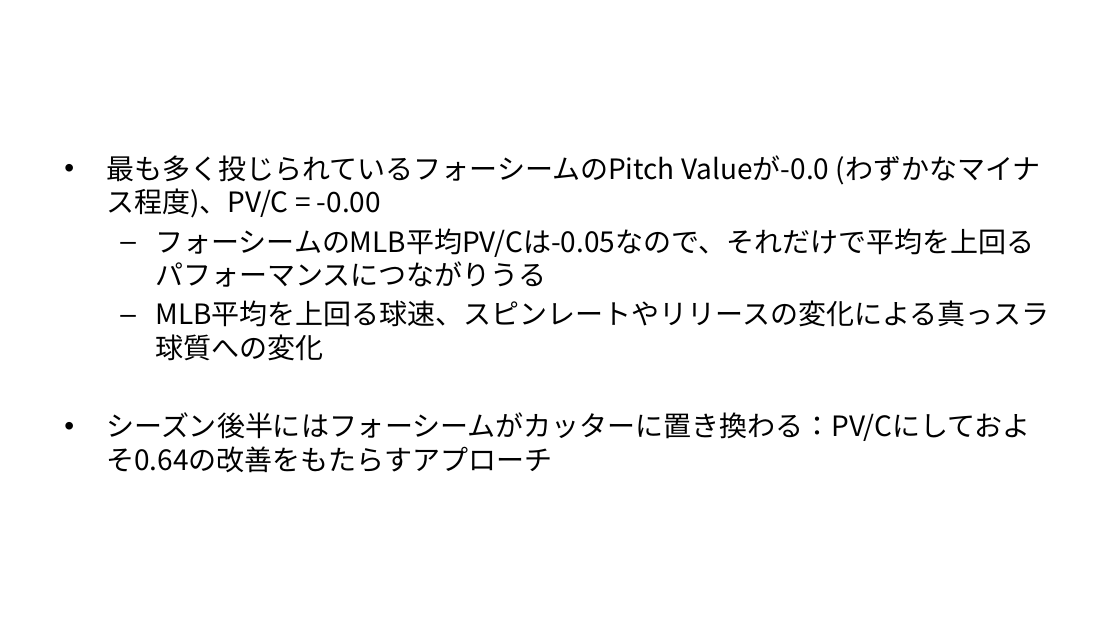
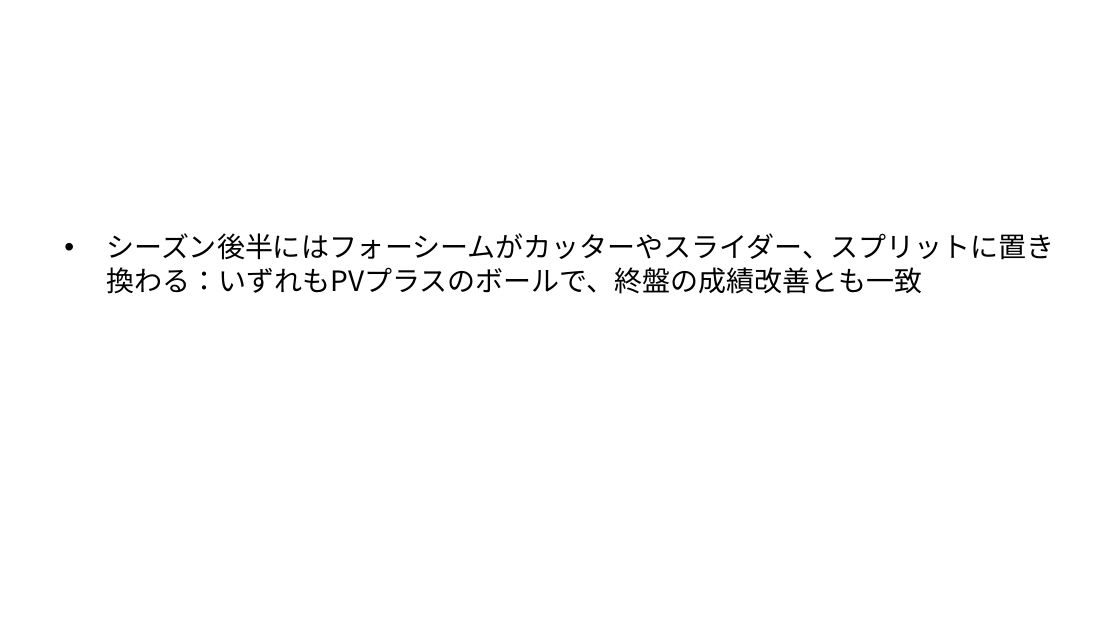
Before and after one commit to T-Reio/ohtani_analyze, a slide deck: slide 3 of slides/ohtani_tj.pptx. Drawn at 1120x630 pixels with LibreOffice and Linux fonts; fonts in the diff are those of the drawing; background and template pictures are left out. Boxes give left, top, right and bottom in pixels: in the first picture for what was removed or moved away, otherwise in the second. Text is boxed around its words. In the diff, an @@ line names an element or a change of style, - is before the commit and + after.

```diff
--- a/slides/ohtani_tj.pptx
+++ b/slides/ohtani_tj.pptx
@@ text at (x1=106, y1=233, x2=1054, y2=294): text changed @@
-• 最も多く投じられているフォーシームのPitch Valueが-0.0 (わずかなマイナス程度)、PV/C = -0.00
-  – フォーシームのMLB平均PV/Cは-0.05なので、それだけで平均を上回るパフォーマンスにつながりうる
-  – MLB平均を上回る球速、スピンレートやリリースの変化による真っスラ球質への変化
-• シーズン後半にはフォーシームがカッターに置き換わる：PV/Cにしておよそ0.64の改善をもたらすアプローチ
+• シーズン後半にはフォーシームがカッターやスライダー、スプリットに置き換わる：いずれもPVプラスのボールで、終盤の成績改善とも一致
```
Also in this commit, not shown: 7 other slides changed, 8 slides added, 1 slide removed, 6 other files.
